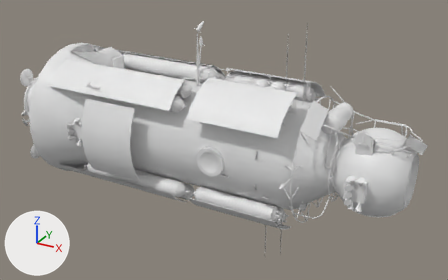
The Blender file Mesh/iss_zarya.blend, before and after one commit.
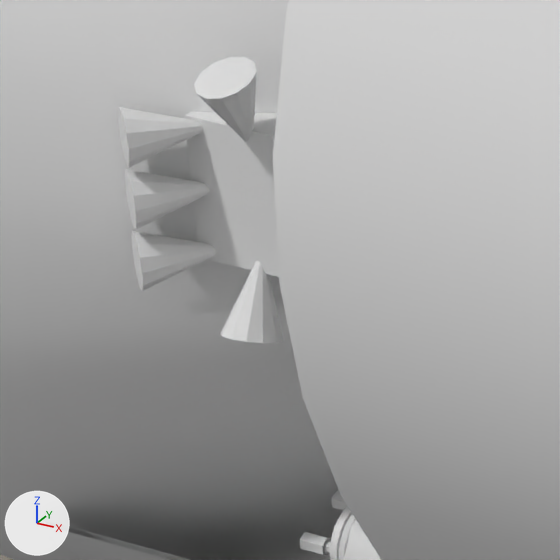
The first picture shows the older version from a 50 mm camera at (5.46, -9.18, 4.58) aimed at (0.28, 0.23, -0.13). The close-ups show both versions on the part from 12% to 24% of the width and 40% to 60% of the height of that picture; other places that the commit changed are outside them. Lighting does not change. The marker at lower left points along +X, +Y and +Z.

Objects in the first close-up: 'Bouteilles', 'Corps', 'RCS B', 'Radiateurs A', 'Radiateurs B'.
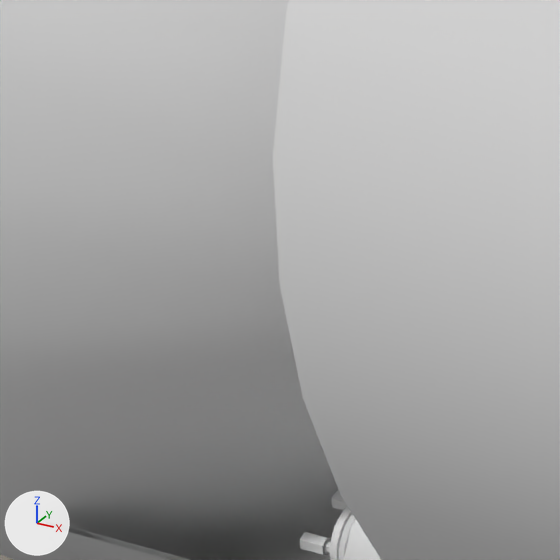
Changed parts and their boxes [x1, y1, x2, y2] in the close-ups (560 x 560 px):
'RCS B', deleted: before [118, 57, 283, 343]

The change, as a diff of the scene's bpy script:
```diff
--- a/Mesh/iss_zarya.blend.py
+++ b/Mesh/iss_zarya.blend.py
@@ ob_rcs_b @@
-ob_rcs_b = bpy.data.objects.new('RCS B', me_fgb_ext_layers_core_022)
-ob_rcs_b.location = (0.0, 0.0, 0.0)
-ob_rcs_b.rotation_euler = (1.571, 0.0, 0.0)  # degrees (90, 0, 0)
```
